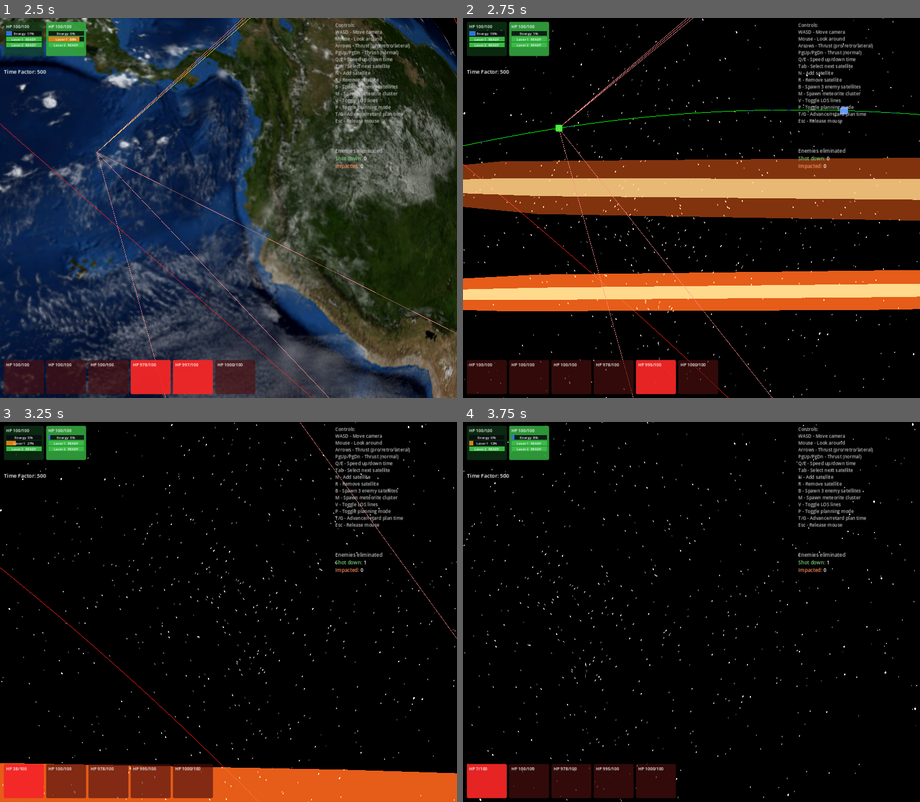
Above: before the commit, frames 1-4 (two rows, left to right).
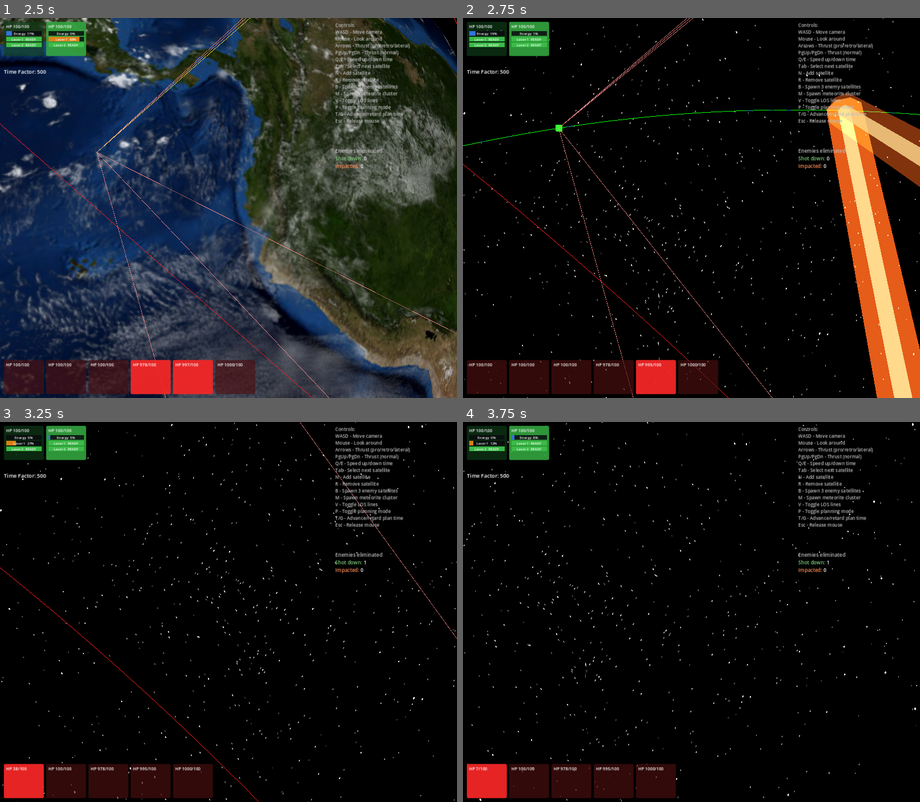
Above: after the commit, the same moments.

Repository: mellenburg/game
Game: Godot game, scene res://scenes/main.tscn
Same seed, same stepped clock (60 frames per second), same inputs: the game is played once before the commit and once after it.
Inputs (mouse positions are in pixels of both pictures, inside the frame that each line leads up to):
- Up to frame 1 (2.5 s): tap Enter at 0.5 s; move the mouse to (251, 208) at 0.52 s; hold W (move_forward) from 0.53 s (still down); tap B (add_enemies) at 0.6 s; move the mouse to (205, 208) at 1.27 s; tap M (add_meteorites) at 1.35 s; move the mouse to (237, 200) at 2.02 s; tap N (add_satellite) at 2.1 s
- Up to frame 2 (2.75 s): keep holding W (move_forward)
- Up to frame 3 (3.25 s): keep holding W (move_forward); move the mouse to (223, 619) at 2.77 s; tap T (planning_advance) at 2.85 s
- Up to frame 4 (3.75 s): keep holding W (move_forward); move the mouse to (723, 615) at 3.52 s; hold G (planning_retard) from 3.53 s (still down)

Frame 1 is identical in both runs. In frame 2, 30% of the frame differs, in the area x 0-100%, y 19-100%; in frame 3, 8.3%; in frame 4, nothing differs.

Commit message:
Beams: build basis columns directly, not via Basis.scaled
Basis.scaled(s) is from_scale(s) * basis, which applies the scale
along WORLD axes — so .scaled(Vector3(R, length, R)) was stretching
each beam by `length` in world Y regardless of its orientation,
placing endpoints essentially at random. Build the basis by
multiplying each axis vector by its own scalar (column-wise local
scaling) so the cylinder actually stretches along its own axis from
attacker to target.

Diff:
--- a/godot/scripts/beam_renderer.gd
+++ b/godot/scripts/beam_renderer.gd
@@ -187,14 +187,26 @@
 	var x_axis := ref_axis.cross(y_axis).normalized()
 	var z_axis := x_axis.cross(y_axis).normalized()
 	var origin := (a + b) * 0.5
-	var core_basis := Basis(x_axis, y_axis, z_axis).scaled(
-		Vector3(BEAM_CORE_RADIUS, length, BEAM_CORE_RADIUS)
+	# Construct columns directly. Note: Basis.scaled() applies the
+	# scale along WORLD axes (it's from_scale * basis), so it mangles a
+	# rotated basis — multiplying each column by its own scalar is the
+	# right way to stretch along the basis's local axes.
+	beam.core_inst.transform = Transform3D(
+		Basis(
+			x_axis * BEAM_CORE_RADIUS,
+			y_axis * length,
+			z_axis * BEAM_CORE_RADIUS,
+		),
+		origin,
 	)
-	beam.core_inst.transform = Transform3D(core_basis, origin)
-	var halo_basis := Basis(x_axis, y_axis, z_axis).scaled(
-		Vector3(BEAM_HALO_RADIUS, length, BEAM_HALO_RADIUS)
+	beam.halo_inst.transform = Transform3D(
+		Basis(
+			x_axis * BEAM_HALO_RADIUS,
+			y_axis * length,
+			z_axis * BEAM_HALO_RADIUS,
+		),
+		origin,
 	)
-	beam.halo_inst.transform = Transform3D(halo_basis, origin)
 	# Fade by mutating each cached material's alpha in place. Halo
 	# alpha is the constant base * fade so it never overpowers the core.
 	var core_color := BEAM_CORE_COLOR
